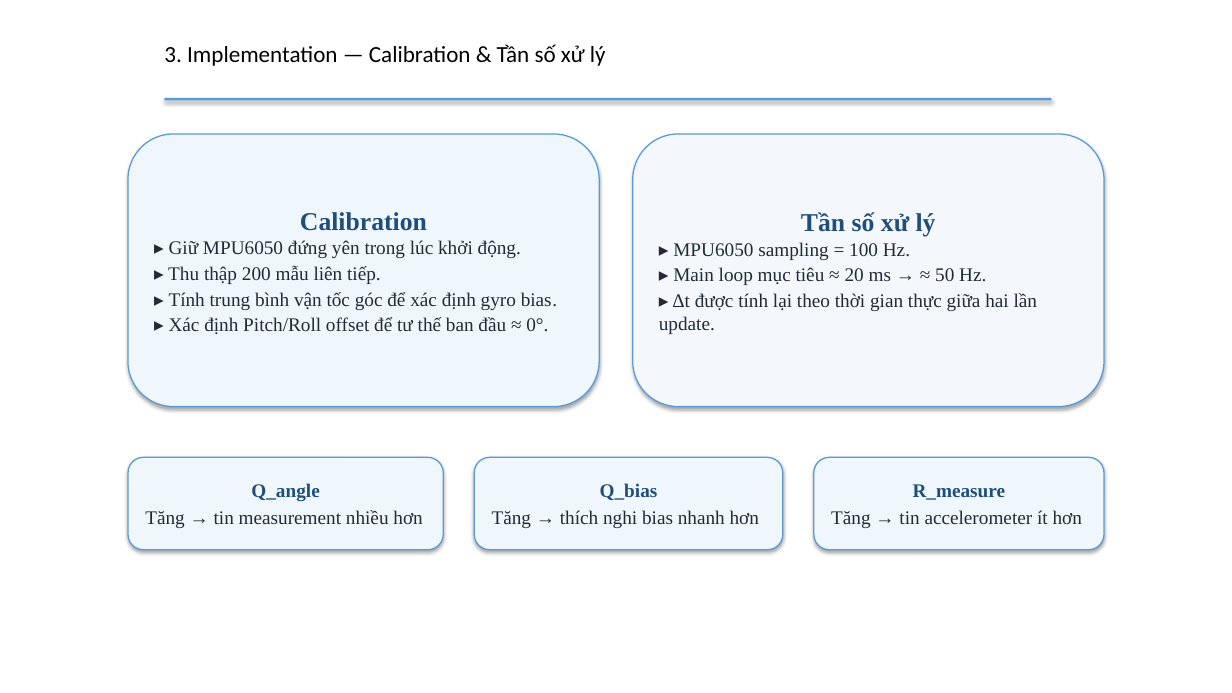
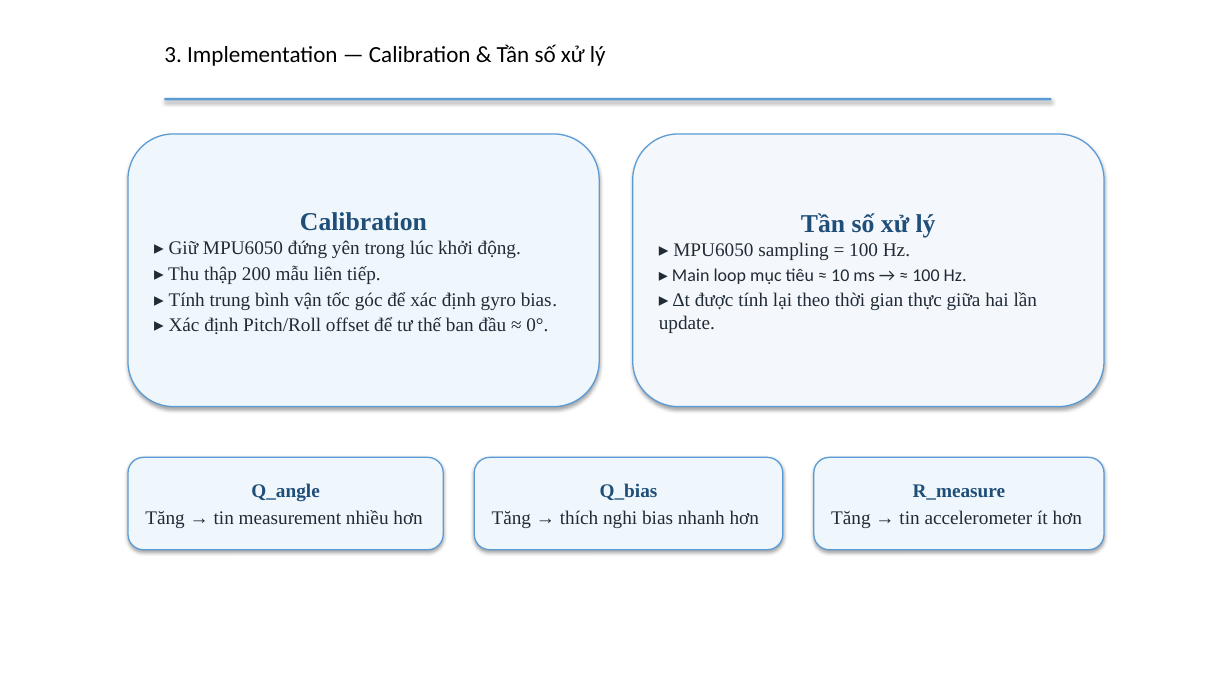
Before and after one commit to Theta2414/Controlling-Robot-Car, a slide deck: slide 12 of Presentation/EmbeddedC.pptx. Drawn at 1232x693 pixels with LibreOffice and Linux fonts; fonts in the diff are those of the drawing; background and template pictures are left out. Boxes give left, top, right and bottom in pixels: in the first picture for what was removed or moved away, otherwise in the second. Text is boxed around its words. In the diff, an @@ line names an element or a change of style, - is before the commit and + after.

```diff
--- a/Presentation/EmbeddedC.pptx
+++ b/Presentation/EmbeddedC.pptx
@@ text in rounded rectangle at <box>672,268,967,284</box>: text changed; size 15 to 14 pt; font Times New Roman to Calibri @@
-▸ Main loop mục tiêu ≈ 20 ms → ≈ 50 Hz.
+▸ Main loop mục tiêu ≈ 10 ms → ≈ 100 Hz.
```
Also in this commit, not shown: 15 other slides changed, 1 slide removed, 31 other files.
